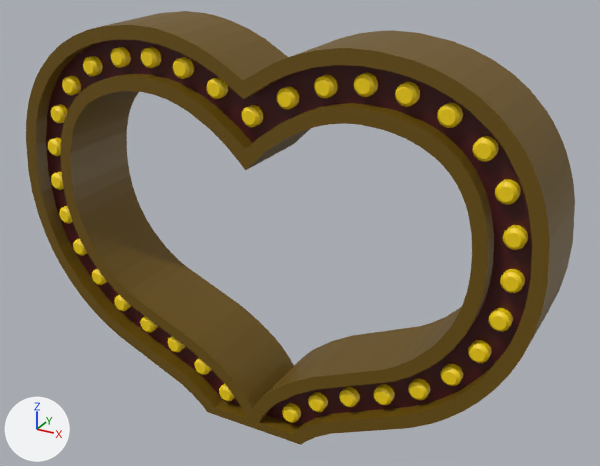
A saved change to the glTF model heart_waku/heart_waku.glb.
Rendered twice from a 50 mm camera at (0.92, -1.602, 1.271) aimed at (0.056, -0.031, 0.486). The lights are fixed; the arrows at lower left show +X, +Y and +Z. The older version comes first. Where no turn or scale is listed for an object, it has been applied to the vertices. Vertices at exactly the same position are counted once.
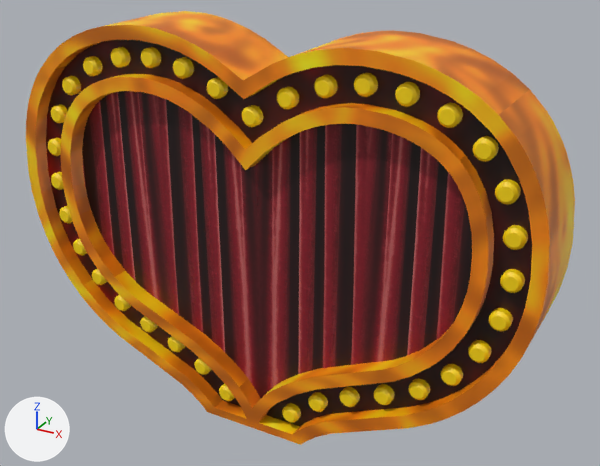
Pixel boxes (x1, y1, x2, y2) of what changed, in the pictures (600 x 466 px):
```json
{"object": "Curve", "change": "surface changed", "before": [26, 11, 575, 445], "after": [26, 11, 575, 445], "on screen": "brown to orange"}
{"object": "平面.001", "change": "added", "after": [257, 124, 472, 397], "on screen": "red"}
{"object": "平面", "change": "added", "after": [82, 91, 262, 398], "on screen": "red"}
```

Edits to the scene script, one JSON object a line:
```json
{"op": "add", "block": "img_gold", "code": ["img_gold = load_image('gold', '_unpacked/gold', 626, 352, 'sRGB')"]}
{"op": "add", "block": "img_red_jpg", "code": ["img_red_jpg = load_image('red.jpg', '_unpacked/red.jpg', 626, 352, 'sRGB')"]}
{"op": "add", "block": "img_赤いカーテン_a_2", "code": ["img_赤いカーテン_a_2 = load_image('赤いカーテン a-2', '_unpacked/_______a-2', 1080, 1080, 'sRGB')"]}
{"op": "remove", "block": "mat_マテリアル", "code": "mat_マテリアル.base_color = (0.0639, 0.00358, 0.0053)  # dark red #470c10"}
{"op": "add", "block": "mat_マテリアル", "code": "mat_マテリアル.texture = img_red_jpg"}
{"op": "remove", "block": "mat_マテリアル_001", "code": "mat_マテリアル_001.base_color = (0.154, 0.0841, 0.0)  # brown #6d5200"}
{"op": "add", "block": "mat_マテリアル_001", "code": "mat_マテリアル_001.texture = img_gold"}
{"op": "add", "block": "mat_マテリアル_003", "code": ["mat_マテリアル_003 = principled_material('マテリアル.003')", "mat_マテリアル_003.texture = img_赤いカーテン_a_2"]}
{"block": "me_curve", "where": "me_curve.from_pydata(...)  # 6041 vertices, 11952 faces; spans x -0.659..0.658, y -0.171..0.041, z 0.0..0.96"}
{"block": "me_curve", "where": "# used by ob_curve; location = (0.0, 0.0, 0.0)"}
{"block": "me_curve", "change": "me_curve part 1: texture (UV) coordinates of 1670 of 11952 faces, centred in x -0.658..0.657, y -0.171..0.041, z 0.0..0.96, changed; they spanned u 0.0..1.0, v 0.0..0.0 and now span u 0.03..0.97, v 0.02..0.98"}
{"op": "add", "block": "me_平面_002", "code": ["me_平面_002 = bpy.data.meshes.new('平面.002')", "me_平面_002.from_pydata(...)  # 20 vertices, 24 faces; spans x -0.563..0.0, y -0.128, z -0.76..0.121", "me_平面_002.materials.append(mat_マテリアル_003)  # picture img_赤いカーテン_a_2"]}
{"op": "add", "block": "me_平面", "code": ["me_平面 = bpy.data.meshes.new('平面')", "me_平面.from_pydata(...)  # 20 vertices, 24 faces; spans x 0.002..0.565, y -0.128, z -0.759..0.123", "me_平面.materials.append(mat_マテリアル_003)  # picture img_赤いカーテン_a_2"]}
{"op": "add", "block": "ob_平面_001", "code": ["ob_平面_001 = bpy.data.objects.new('平面.001', me_平面_002)", "ob_平面_001.location = (0.564, 0.0, 0.782)"]}
{"op": "add", "block": "ob_平面", "code": ["ob_平面 = bpy.data.objects.new('平面', me_平面)", "ob_平面.location = (-0.564, 0.0, 0.76)"]}
```
